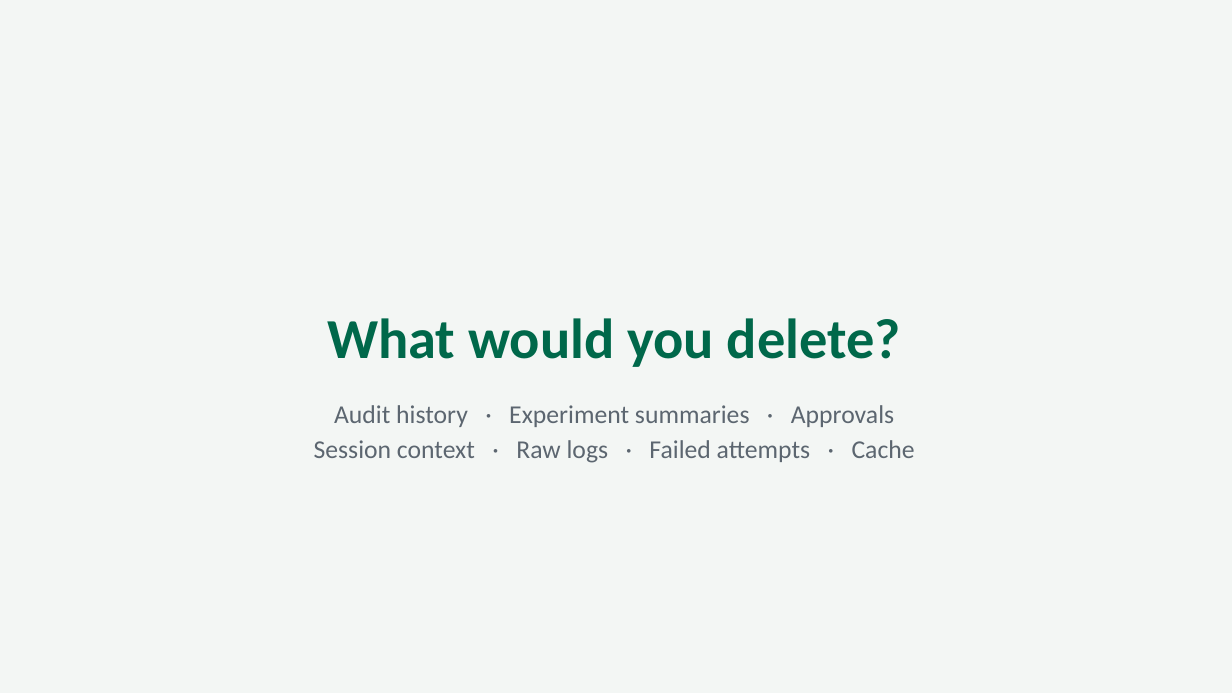
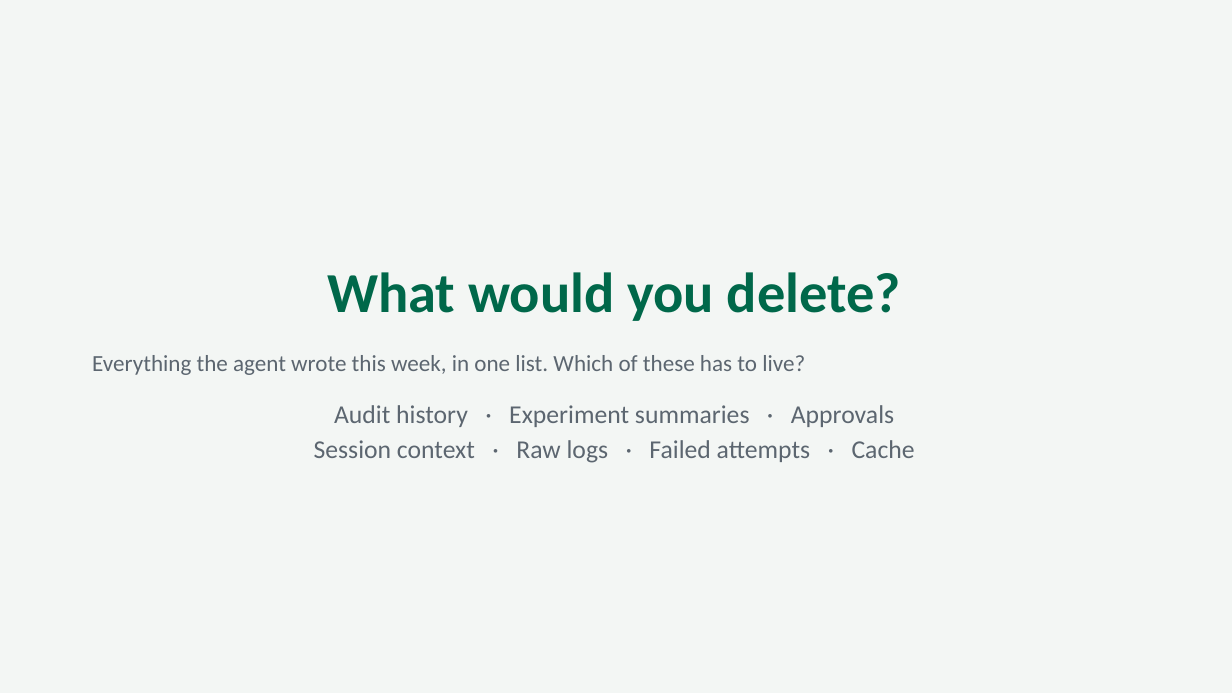
Before and after one commit to eoinjordan/what-should-a-local-agent-remember, a slide deck: slide 16 of slides/what-should-a-local-agent-remember.pptx. Drawn at 1232x693 pixels with LibreOffice and Linux fonts; fonts in the diff are those of the drawing. Boxes give left, top, right and bottom in pixels: in the first picture for what was removed or moved away, otherwise in the second. Text is boxed around its words. In the diff, an @@ line names an element or a change of style, - is before the commit and + after.

```diff
--- a/slides/what-should-a-local-agent-remember.pptx
+++ b/slides/what-should-a-local-agent-remember.pptx
@@ title "What would you delete?": place and size @@
-title "What would you delete?" at [327,318,901,367]
+title "What would you delete?" at [327,272,901,321]
@@ text added at [92,355,805,375], 18 pt, text #5C6670 @@
+Everything the agent wrote this week, in one list. Which of these has to live?
```
Also in this commit, not shown: 4 other slides changed, 2 other files.
